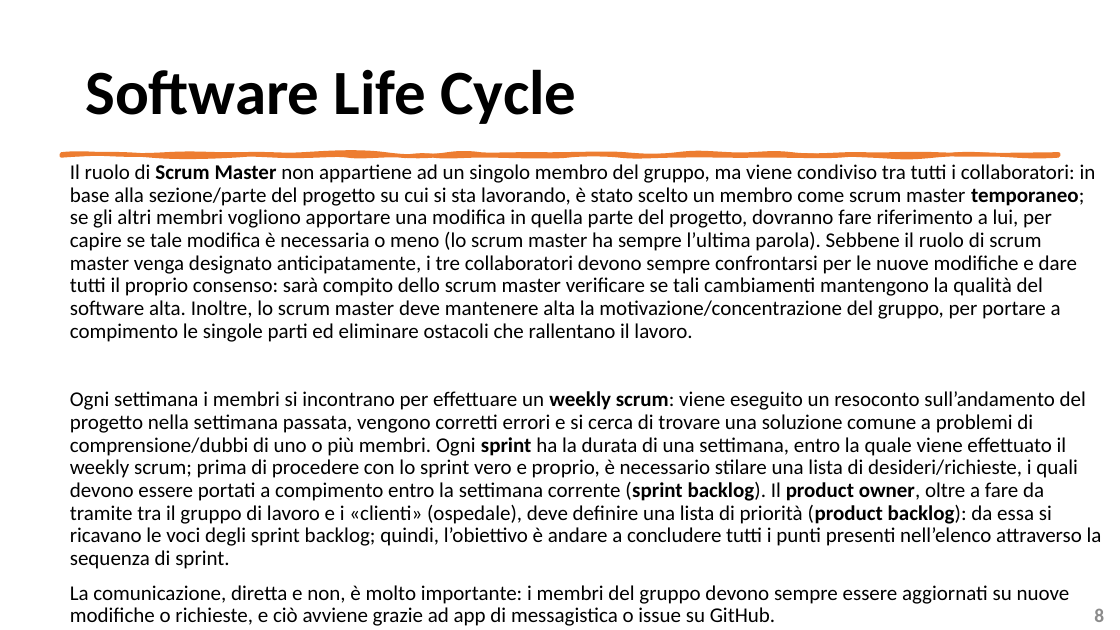
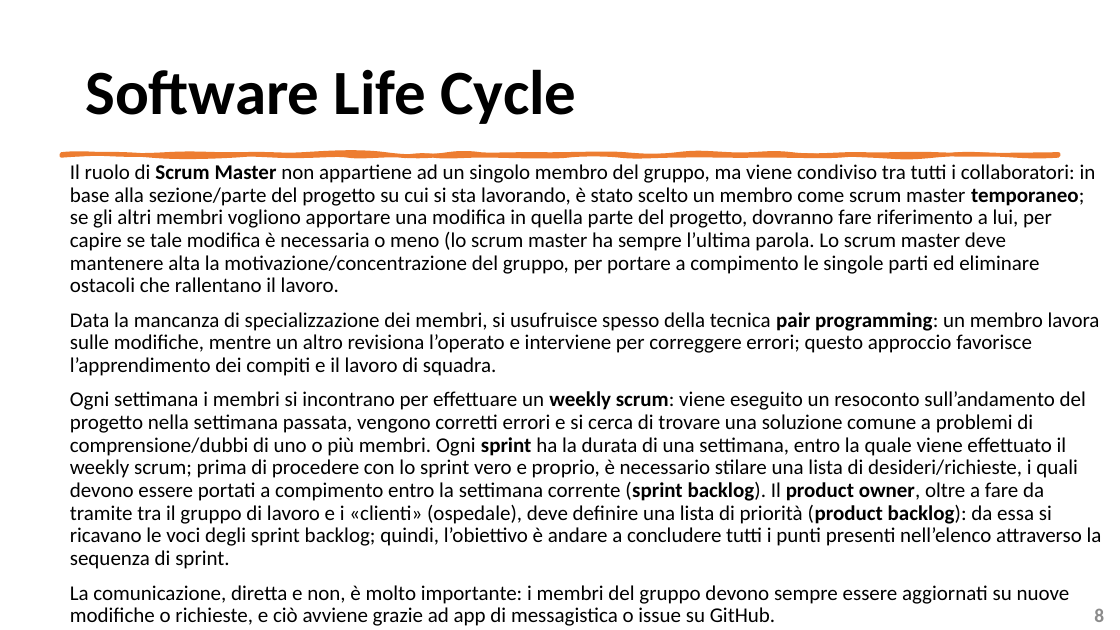
Before and after one commit to mangilimatteo/Progetto_Ingegneria_Software_Cattaneo_Mangili_Saini, a slide deck: slide 8 of Presentazione/Presentazione_Progetto.pptx. Drawn at 1120x630 pixels with LibreOffice and Linux fonts; fonts in the diff are those of the drawing. Boxes give left, top, right and bottom in pixels: in the first picture for what was removed or moved away, otherwise in the second. Text is boxed around its words. In the diff, an @@ line names an element or a change of style, - is before the commit and + after.

```diff
--- a/Presentazione/Presentazione_Progetto.pptx
+++ b/Presentazione/Presentazione_Progetto.pptx
@@ text at bbox=[70, 164, 1100, 376]: text changed @@
-Il ruolo di Scrum Master non appartiene ad un singolo membro del gruppo, ma viene condiviso tra tutti i collaboratori: in base alla sezione/parte del progetto su cui si sta lavorando, è stato scelto un membro come scrum master temporaneo; se gli altri membri vogliono apportare una modifica in quella parte del progetto, dovranno fare riferimento a lui, per capire se tale modifica è necessaria o meno (lo scrum master ha sempre l’ultima parola). Sebbene il ruolo di scrum master venga designato anticipatamente, i tre collaboratori devono sempre confrontarsi per le nuove modifiche e dare tutti il proprio consenso: sarà compito dello scrum master verificare se tali cambiamenti mantengono la qualità del software alta. Inoltre, lo scrum master deve mantenere alta la motivazione/concentrazione del gruppo, per portare a compimento le singole parti ed eliminare ostacoli che rallentano il lavoro.
+Il ruolo di Scrum Master non appartiene ad un singolo membro del gruppo, ma viene condiviso tra tutti i collaboratori: in base alla sezione/parte del progetto su cui si sta lavorando, è stato scelto un membro come scrum master temporaneo; se gli altri membri vogliono apportare una modifica in quella parte del progetto, dovranno fare riferimento a lui, per capire se tale modifica è necessaria o meno (lo scrum master ha sempre l’ultima parola. Lo scrum master deve mantenere alta la motivazione/concentrazione del gruppo, per portare a compimento le singole parti ed eliminare ostacoli che rallentano il lavoro.
+Data la mancanza di specializzazione dei membri, si usufruisce spesso della tecnica pair programming: un membro lavora sulle modifiche, mentre un altro revisiona l’operato e interviene per correggere errori; questo approccio favorisce l’apprendimento dei compiti e il lavoro di squadra.
```
Also in this commit, not shown: 10 other slides changed, 1 other file.
